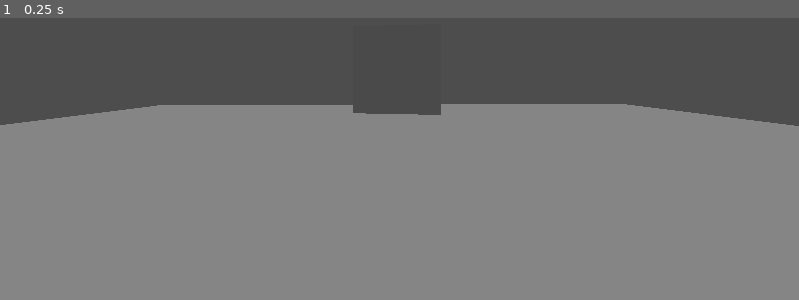
Above: before the commit, frame 1.
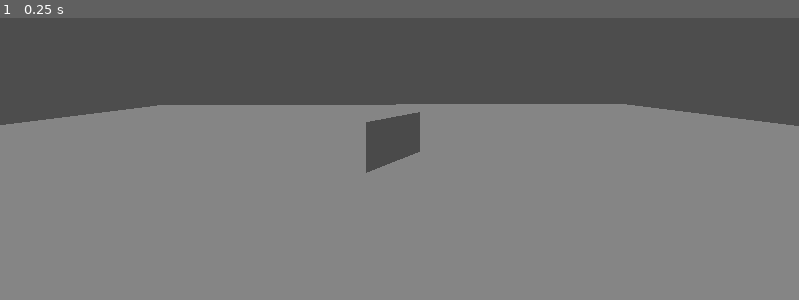
Above: after the commit, the same moment.

Repository: DevinBayly/gamejam
Game: Godot game, scene res://recreating_problem.tscn
Two runs of this game, one before a commit and one after it. Both use one fixed random seed, a clock stepped at 60 frames per second and the inputs below. This scene is started directly instead of the project's main scene.
Inputs:
- Up to frame 1 (0.25 s): no input

The runs differ from the first frame. In frame 1, 1.4% of the frame differs, in the area x 44-56%, y 30-55%.

Commit message:
got it to work with the mesh made in script too

Diff:
--- a/recreating_problem.gd
+++ b/recreating_problem.gd
@@ -8,10 +8,14 @@
 	add_child(viewport)
 	var vid_instance = vid_scene.instantiate()
 	viewport.add_child(vid_instance)
-	var plane = $plane
+	var plane  = MeshInstance3D.new()
+	plane.mesh = QuadMesh.new()
+
 	var vmat = StandardMaterial3D.new()
 	vmat.albedo_texture = viewport.get_texture()
 	plane.set_surface_override_material(0,vmat)
+	plane.rotate_y(180)
+	add_child(plane)
 func _old() -> void:
 	var vmat = StandardMaterial3D.new()
 	var custom_plane = MeshInstance3D.new()
--- a/recreating_problem.tscn
+++ b/recreating_problem.tscn
@@ -9,8 +9,6 @@
 [sub_resource type="Environment" id="Environment_p43t1"]
 background_mode = 2
 ambient_light_color = Color(0.96474224, 0.96474224, 0.9647421, 1)
-
-[sub_resource type="QuadMesh" id="QuadMesh_p43t1"]
 
 [node name="recreating_problem" type="Node3D"]
 script = ExtResource("1_p43t1")
@@ -30,7 +28,3 @@
 
 [node name="Camera3D" type="Camera3D" parent="."]
 transform = Transform3D(-0.9999357, 0, 0.011344342, 0, 1, 0, -0.011344342, 0, -0.9999357, 0, 0.9616916, -3.2907915)
-
-[node name="plane" type="MeshInstance3D" parent="."]
-transform = Transform3D(-0.9880138, 0, 0.15436561, 0, 1, 0, -0.15436561, 0, -0.9880138, 0, 1.0277796, 0)
-mesh = SubResource("QuadMesh_p43t1")
Not shown: 1 places in recreating_problem.tscn that only renumber resources
